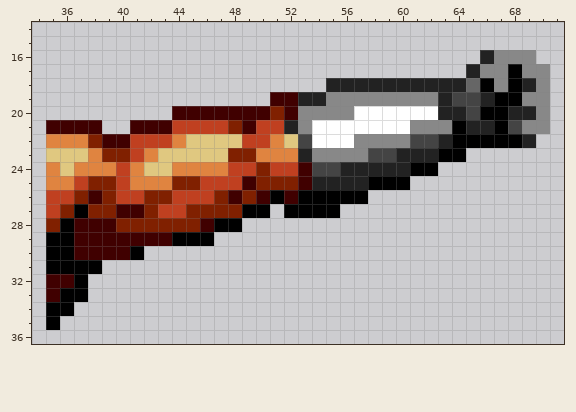
Two states of a sprite sheet, project_folder/actors/ken/Cropped parts/sp_punch_med.png. Above is the file before it was changed.
The file is 72x92 pixels. Shown: x 34..71, y 14..36.
The result:
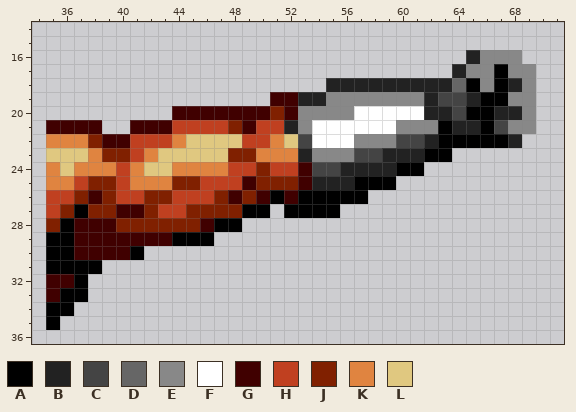
Palette (. is transparent): A #000000  B #222222  C #444444  D #666666  E #888888  F #ffffff  G #400000  H #c04020  J #802000  K #e08440  L #e0c880
Diff:
y 16: x 65..66 .B -> BE; x 69 E -> .
y 17: x 64..65 .B -> BE; x 67..68 EA -> AE; x 70 E -> .
y 18: x 64..70 BDAEABE -> DAEABE.
y 19: x 62..63 EB -> BC; x 65..66 CB -> BA; x 68 A -> E; x 70 E -> .
y 20: x 62 F -> B; x 64..65 BC -> CA; x 67 A -> B; x 69..70 BE -> E.
y 21: x 60 F -> E; x 63..64 EA -> AB; x 66..68 BAC -> ACE; x 70 E -> .
y 22: x 60 E -> C; x 62..63 CB -> BA; x 68..69 AB -> B.
y 23: x 57 E -> C; x 59 C -> B; x 62 B -> A; x 64 A -> .
y 24: x 60 B -> A; x 62 A -> .
y 25: x 57 B -> A; x 60 A -> .
Where, in picture pixels (left, top, right, bottom), the same in both pictures:
changed: (354, 50, 550, 190)
